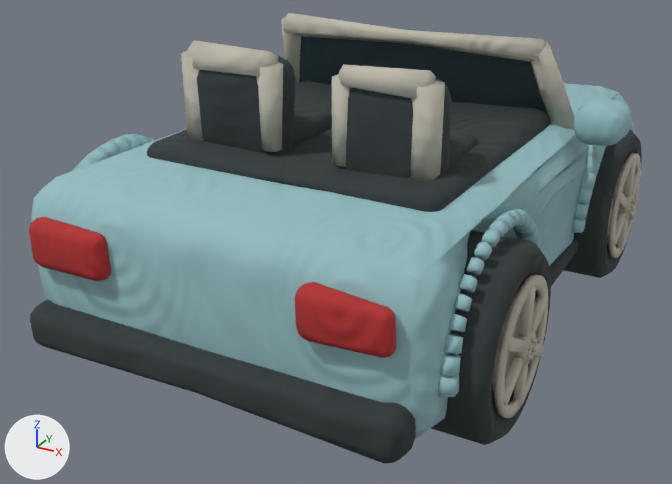
A saved change to the glTF model assets/styles/bright_clay/models/car_roadster.glb.
The view is the same before and after, from a camera (50 mm lens) standing at (2.31, -4.7, 2.64) and looking at (-0.13, -0.27, 0.43). The lights are fixed; the arrows at lower left show +X, +Y and +Z. The picture after the commit comes second. Where no turn or scale is listed for an object, it has been applied to the vertices. Vertices at exactly the same position are counted once.

The first picture shows 'Body.005', 'WheelMesh.021', 'WheelMesh.023'.
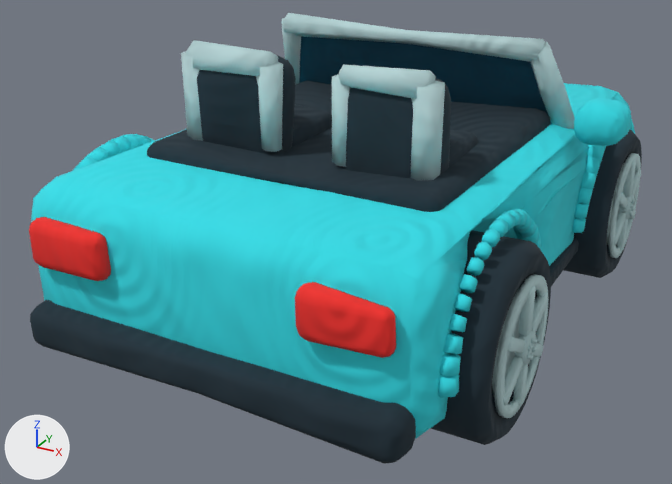
Location of each change, [x1, y1, x2, y2] in pixels of the pictures (672 x 484 px):
part 1 of me_cylinder_611, recoloured: [29, 13, 635, 460] in both

The change, as a list of edits to the scene's bpy script:
```text
Change me_cylinder_611:
    where me_cylinder_611.from_pydata(...)  # 3824 vertices, 7182 faces; spans x -0.2..2.44, y -2.34..1.39, z -0.49..0.96
    used by ob_body_005; location = (-1.12, 0.473, 0.697)
    me_cylinder_611 part 1: 7182 faces centred in x -0.2..2.44, y -2.33..1.39, z -0.48..0.94 are repainted in the vertex colours; the middle colour goes from greyish cyan #94bbc0 to cyan #31dbdb
```
